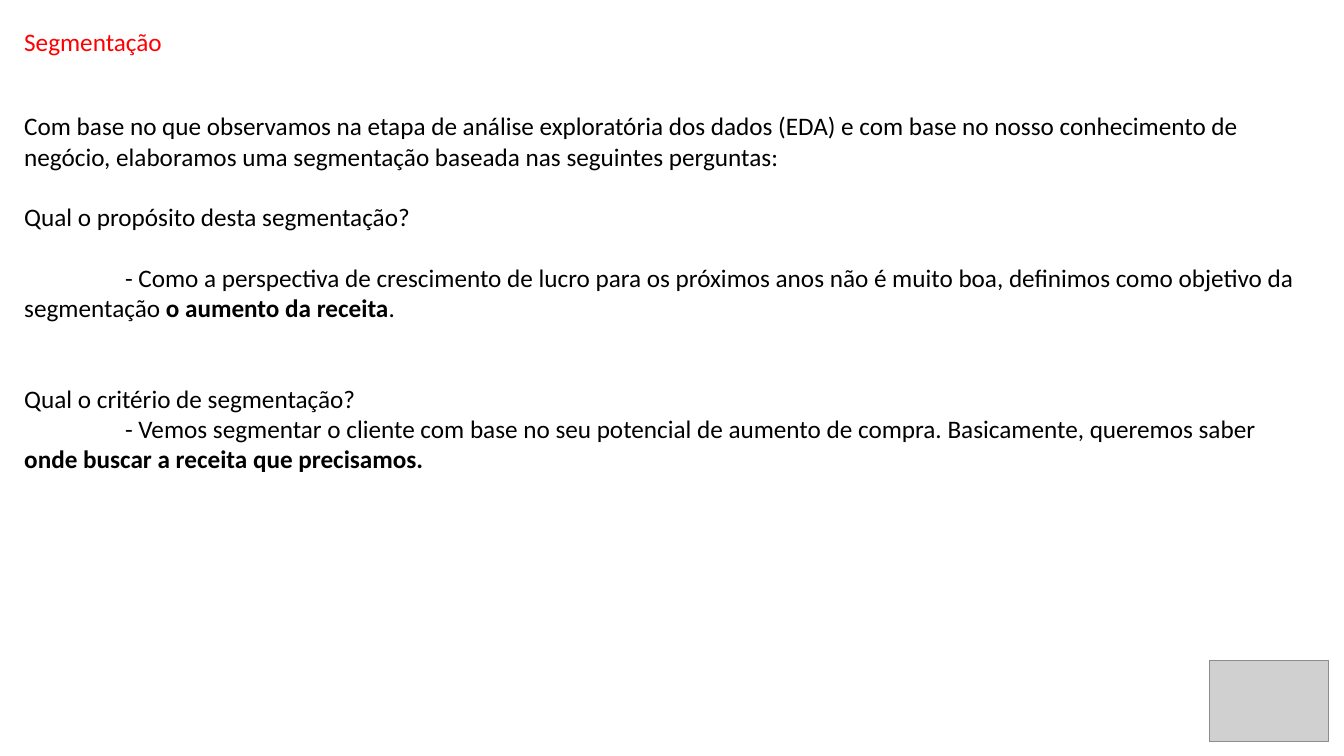
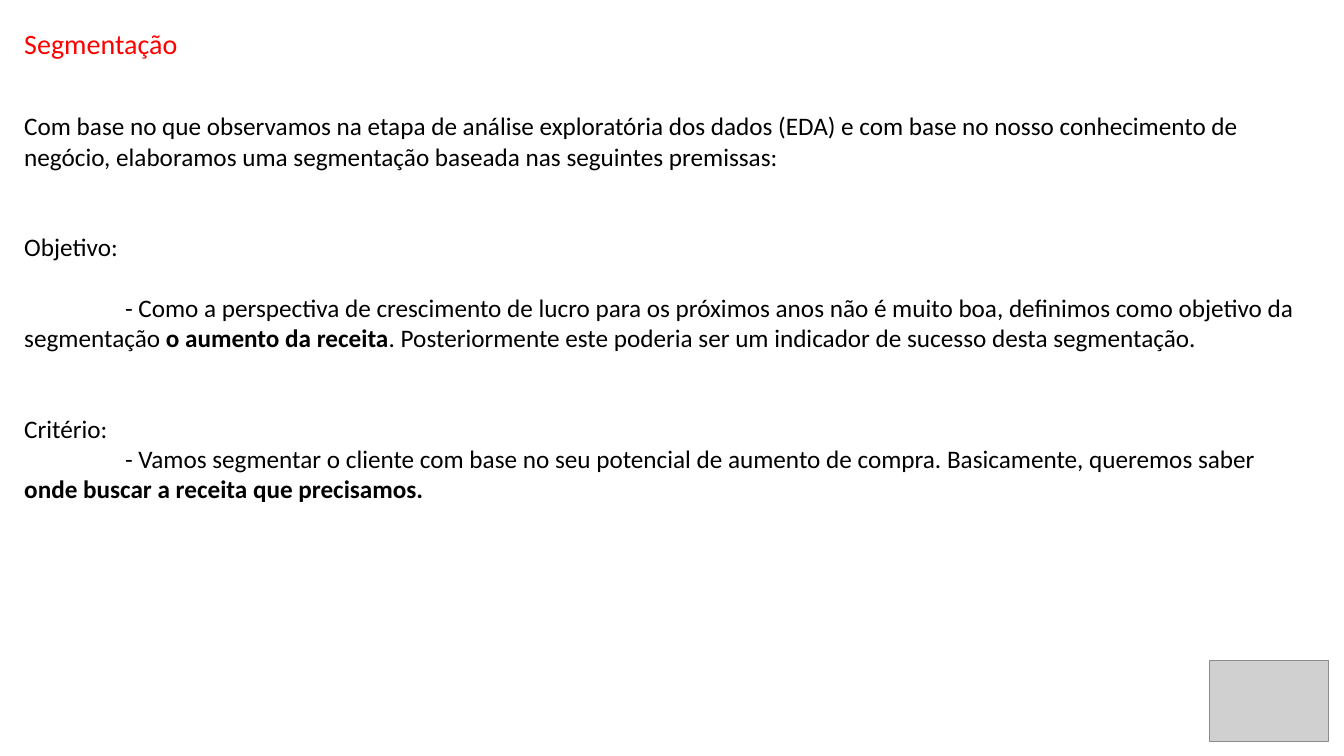
Before and after one commit to Danielgmelo/ifood, a slide deck: slide 19 of my_project/iFood CRM Data Analyst Case.pptx. Drawn at 1344x756 pixels with LibreOffice and Linux fonts; fonts in the diff are those of the drawing; grey boxes stand for pictures. Boxes give left, top, right and bottom in pixels: in the first picture for what was removed or moved away, otherwise in the second. Text is boxed around its words. In the diff, an @@ line names an element or a change of style, - is before the commit and + after.

```diff
--- a/my_project/iFood CRM Data Analyst Case.pptx
+++ b/my_project/iFood CRM Data Analyst Case.pptx
@@ text "Segmentação" at (24, 35, 177, 59): size 18 to 20 pt @@
@@ text at (24, 116, 1293, 502): text changed @@
-Com base no que observamos na etapa de análise exploratória dos dados (EDA) e com base no nosso conhecimento de negócio, elaboramos uma segmentação baseada nas seguintes perguntas:
-Qual o propósito desta segmentação?
-- Como a perspectiva de crescimento de lucro para os próximos anos não é muito boa, definimos como objetivo da segmentação o aumento da receita.
-Qual o critério de segmentação?
-- Vemos segmentar o cliente com base no seu potencial de aumento de compra. Basicamente, queremos saber onde buscar a receita que precisamos.
+Com base no que observamos na etapa de análise exploratória dos dados (EDA) e com base no nosso conhecimento de negócio, elaboramos uma segmentação baseada nas seguintes premissas:
+Objetivo:
+- Como a perspectiva de crescimento de lucro para os próximos anos não é muito boa, definimos como objetivo da segmentação o aumento da receita. Posteriormente este poderia ser um indicador de sucesso desta segmentação.
+Critério:
+- Vamos segmentar o cliente com base no seu potencial de aumento de compra. Basicamente, queremos saber onde buscar a receita que precisamos.
```
Also in this commit, not shown: 27 other slides changed, 1 other file.
